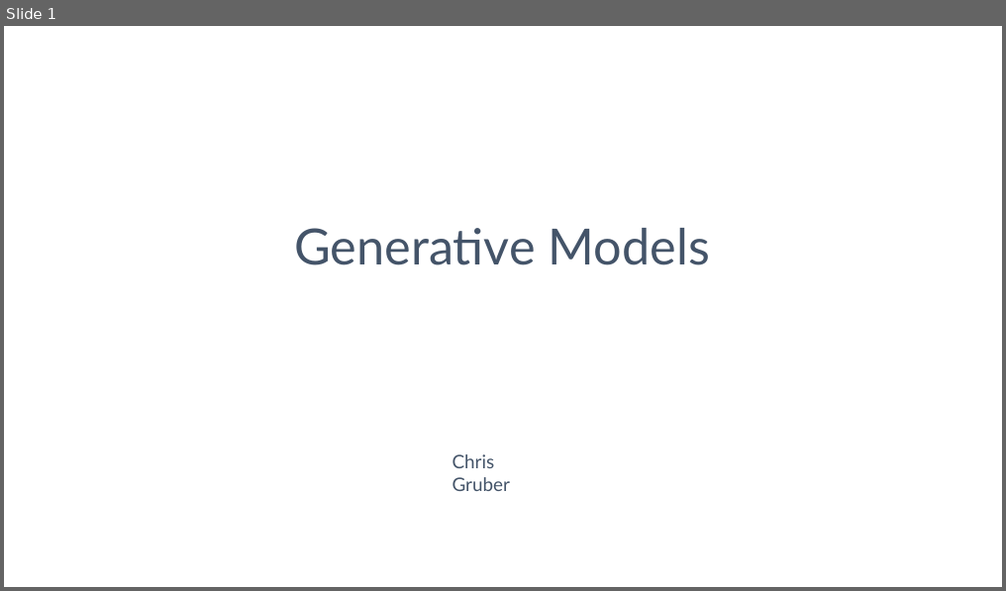
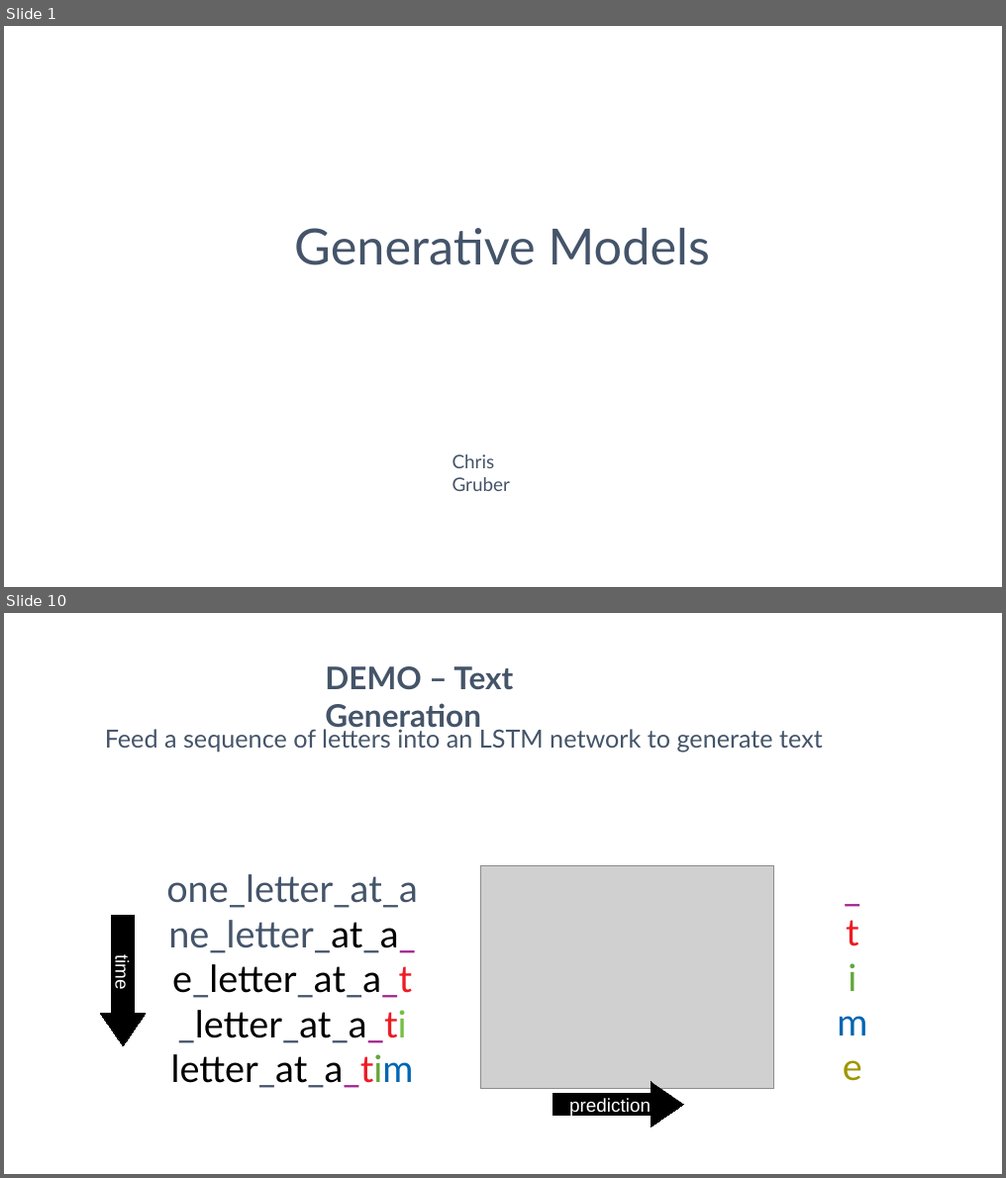
Before and after one commit to ChristopherGruber/Generative_Models, a slide deck: Generative_Models.odp. Shown one above the other, each under a label of ours: slide 1 before the commit, slides 1 and 10 after it; the slides between them are not shown. The pictures are 1006x591 and 1006x1178 pixels, drawn with LibreOffice and Linux fonts; fonts in the diff are those of the drawing; grey boxes stand for pictures. Boxes give left, top, right and bottom in pixels: in the first picture for what was removed or moved away, otherwise in the second. Text is boxed around its words. In the diff, an @@ line names an element or a change of style, - is before the commit and + after.

Commit message:
Added demo code

```diff
--- a/Generative_Models.odp
+++ b/Generative_Models.odp
@@ slide 10 added at [4,613,1002,1174], background #FFFFFF @@
@@ text added at [325,666,513,733], 60 pt, text #445469, bold @@
+DEMO – Text Generation
@@ text added at [105,727,823,753], 48 pt, text #445469 @@
+Feed a sequence of letters into an LSTM network to generate text
@@ text added at [166,874,418,1088], 72 pt, text #445469 @@
+one_letter_at_a
+ne_letter_at_a_
+e_letter_at_a_t
+_letter_at_a_ti
+letter_at_a_tim
@@ picture added at [480,865,774,1089] @@
@@ right arrow added at [101,916,146,1047], fill #000000, outline #000000 0 pt, 36 pt, text #FFFFFF @@
+time
@@ text added at [837,920,867,1081], 72 pt, text #A3238E @@
+_
+t
+i
+m
+e
@@ right arrow added at [552,1082,684,1128], fill #000000, outline #000000 0 pt, 36 pt, text #FFFFFF @@
+prediction
```
Also in this commit, not shown: 5 slides changed, 4 other slides added, 4 slides removed, 2 other files.
